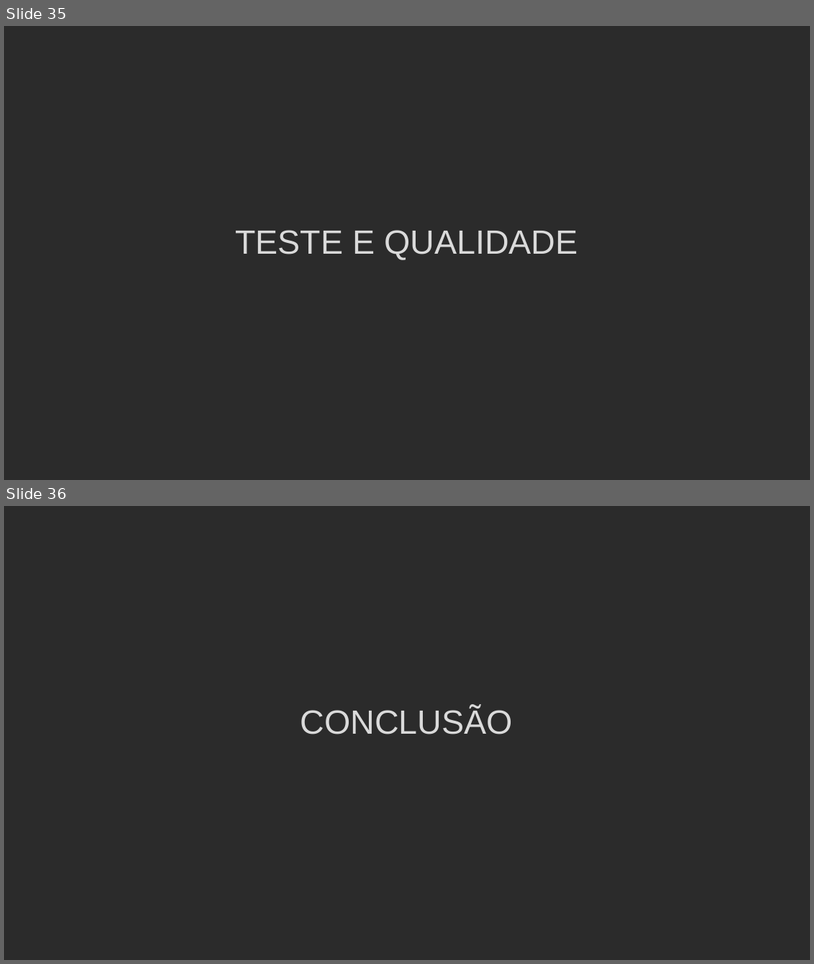
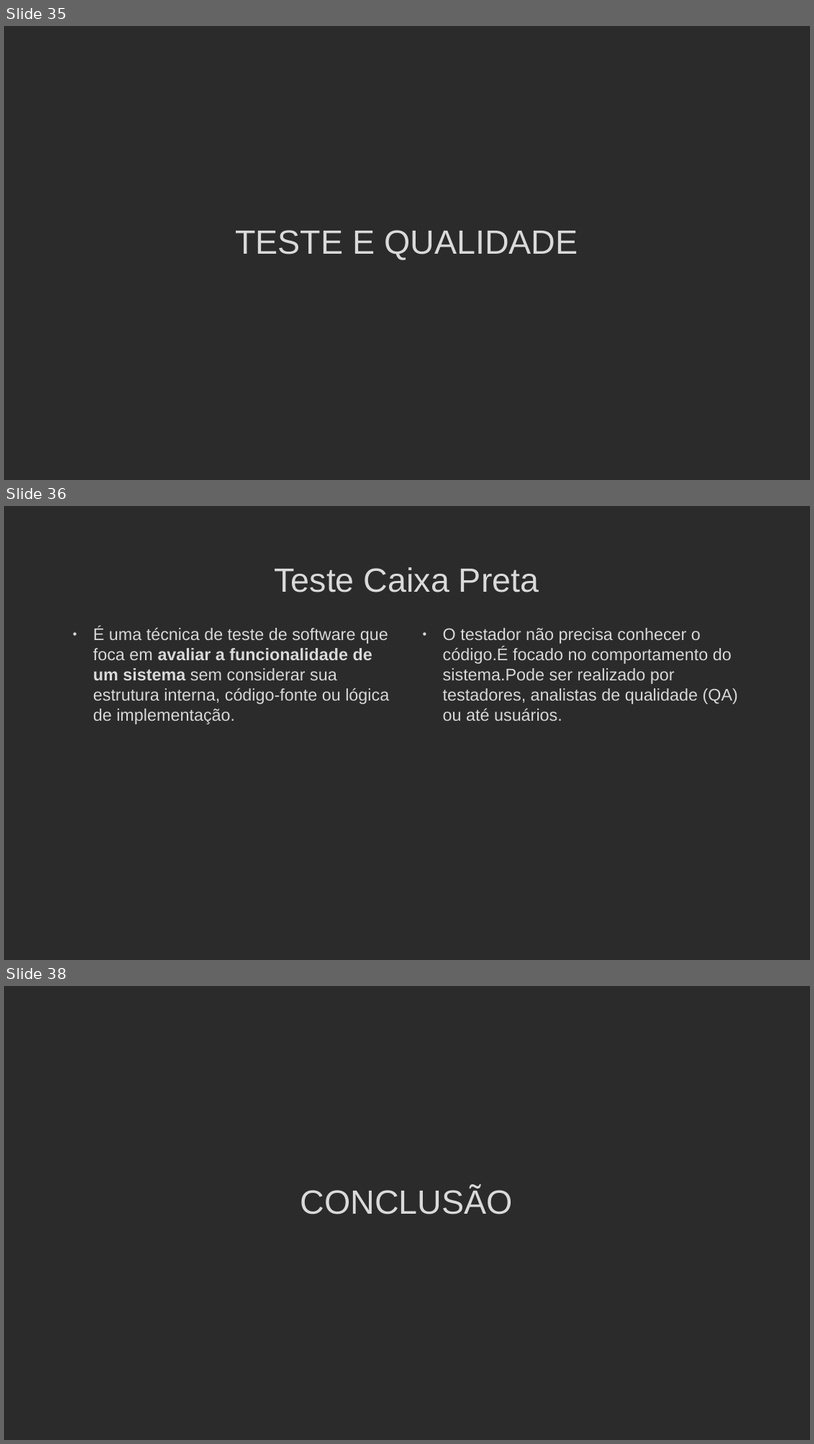
Before and after one commit to Eduardo1Martins/PI-Grupo-04, a slide deck: Documentação/Documentação/Grupo LUMOS.odp. Shown one above the other, each under a label of ours: slides 35 and 36 before the commit, slides 35, 36 and 38 after it; the slides between them are not shown. The pictures are 814x964 and 814x1444 pixels, drawn with LibreOffice and Linux fonts; fonts in the diff are those of the drawing; background and template pictures are left out; a plain dark background stands for a picture behind light text. Boxes give left, top, right and bottom in pixels: in the first picture for what was removed or moved away, otherwise in the second. Text is boxed around its words. In the diff, an @@ line names an element or a change of style, - is before the commit and + after.

```diff
--- a/Documentação/Documentação/Grupo LUMOS.odp
+++ b/Documentação/Documentação/Grupo LUMOS.odp
@@ slide 36 added at bbox=[4, 506, 810, 960], background picture (left out) @@
@@ title added at bbox=[274, 567, 539, 592], 40 pt, text #DADADA @@
+Teste Caixa Preta
@@ text added at bbox=[93, 627, 389, 724], 20 pt, text #DADADA @@
+• É uma técnica de teste de software que foca em avaliar a funcionalidade de um sistema sem considerar sua estrutura interna, código-fonte ou lógica de implementação.
@@ text added at bbox=[443, 628, 738, 721], 20 pt, text #DADADA @@
+• O testador não precisa conhecer o código.É focado no comportamento do sistema.Pode ser realizado por testadores, analistas de qualidade (QA) ou até usuários.
@@ what was slide 36 is now slide 38 @@
```
Also in this commit, not shown: 1 other slide added.
